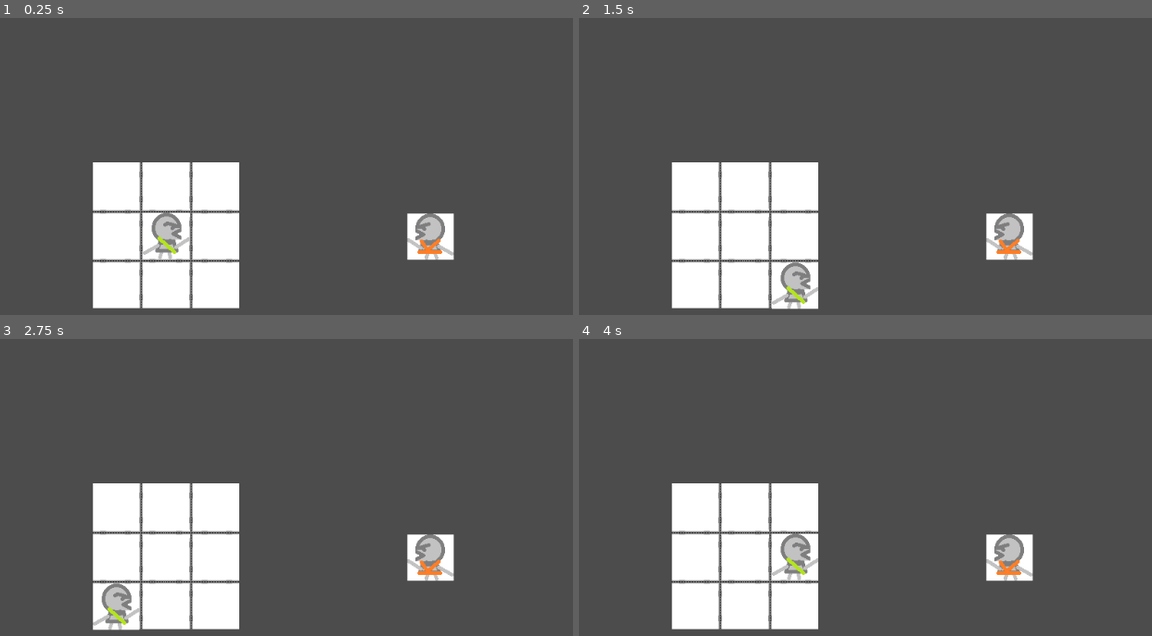
Above: before the commit, frames 1-4 (two rows, left to right).
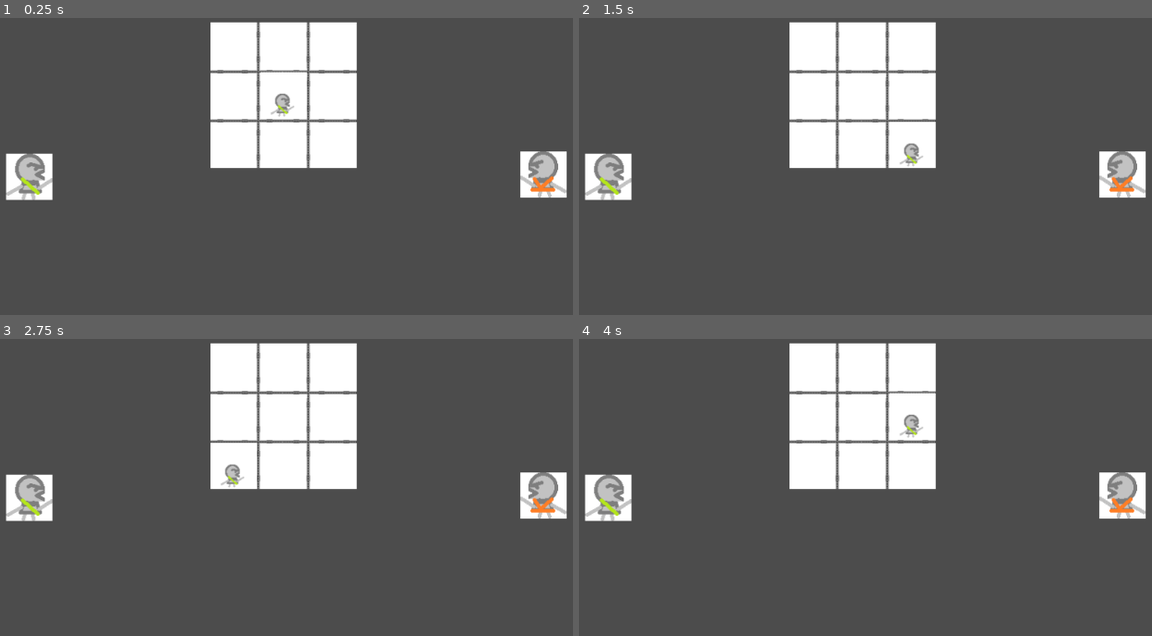
Above: after the commit, the same moments.

Repository: SamBumgardner/way-of-the-wandering-fist
Game: Godot game, scene res://map/Node2DBattle.tscn
The game is run twice, just before and just after one commit, with the same random seed, the same clock (stepped at 60 frames per second) and the same inputs.
Inputs:
- Up to frame 1 (0.25 s): no input
- Up to frame 2 (1.5 s): tap Enter at 0.5 s; hold Right (ui_right) 0.53-1.28 s; tap Space at 1.25 s; hold Down (ui_down) from 1.28 s (still down)
- Up to frame 3 (2.75 s): tap Enter at 2 s; release Down (ui_down) at 2.03 s; hold Right (ui_right) from 2.03 s (still down)
- Up to frame 4 (4 s): tap Space at 2.75 s; release Right (ui_right) at 2.78 s; hold Up (ui_up) 2.78-3.53 s; tap Enter at 3.5 s; hold Left (ui_left) from 3.53 s (still down)

The runs differ from the first frame. In frame 1, 29% of the frame differs, in the area x 0-100%, y 1-98%; in frame 2, 29%; in frame 3, 29%, in the area x 0-100%, y 1-99%; in frame 4, 29%.

Commit message:
Move and Make Smaller Version of Hero for Map

Diff:
--- a/godot/map/Node2DBattle.tscn
+++ b/godot/map/Node2DBattle.tscn
@@ -1,24 +1,29 @@
-[gd_scene load_steps=5 format=2]
+[gd_scene load_steps=6 format=2]
 
 [ext_resource path="res://map/map-3x3.png" type="Texture" id=1]
 [ext_resource path="res://map/monster-orange-belt.png" type="Texture" id=2]
 [ext_resource path="res://map/hero-green-sash.png" type="Texture" id=3]
-[ext_resource path="res://map/hero-green-sash.gd" type="Script" id=4]
+[ext_resource path="res://map/hero-green-sash-small.png" type="Texture" id=5]
+[ext_resource path="res://map/hero-green-sash-small.gd" type="Script" id=6]
 
 [node name="Node2D" type="Node2D"]
 
 [node name="map-3x3" type="Sprite" parent="."]
-position = Vector2( 351, 301 )
+position = Vector2( 512.657, 107.041 )
 texture = ExtResource( 1 )
 
-[node name="hero-green-sash" type="Polygon2D" parent="."]
-position = Vector2( 351, 302 )
-texture = ExtResource( 3 )
+[node name="monster-orange-belt" type="Sprite" parent="."]
+position = Vector2( 872.022, 216.57 )
+texture = ExtResource( 2 )
+
+[node name="hero-green-sash-small" type="Polygon2D" parent="."]
+position = Vector2( 512.553, 106.816 )
+texture = ExtResource( 5 )
 polygon = PoolVector2Array( 32, 32, -32, 32, -32, -32, 32, -32 )
 uv = PoolVector2Array( 64, 64, 0, 64, 0, 0, 64, 0 )
 polygons = [ PoolIntArray( 0, 1, 2, 3 ) ]
-script = ExtResource( 4 )
+script = ExtResource( 6 )
 
-[node name="monster-orange-belt" type="Sprite" parent="."]
-position = Vector2( 716, 303 )
-texture = ExtResource( 2 )
+[node name="hero-green-sash" type="Sprite" parent="."]
+position = Vector2( 162.426, 220.06 )
+texture = ExtResource( 3 )
Renamed: godot/map/hero-green-sash.gd -> godot/map/hero-green-sash-small.gd
Binary file added: godot/map/hero-green-sash-small.png
Not shown, added: godot/map/hero-green-sash-small.png.import
